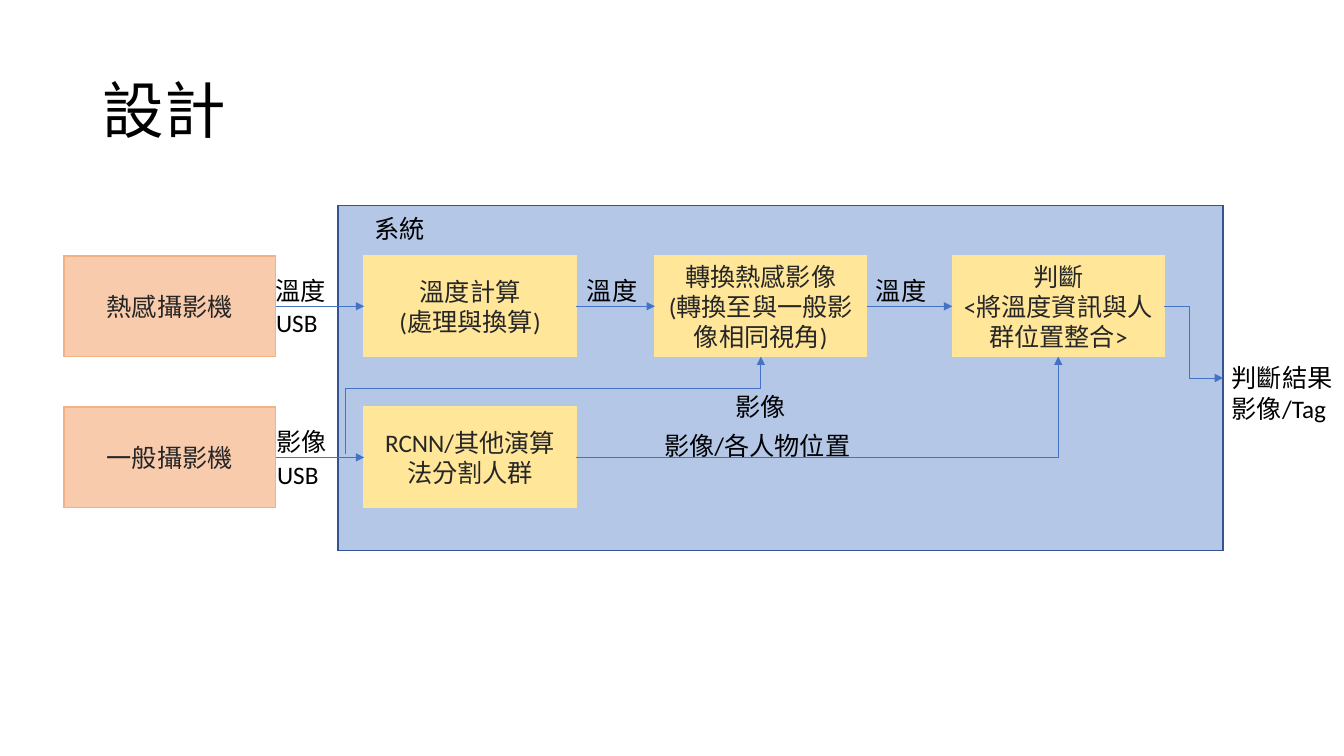
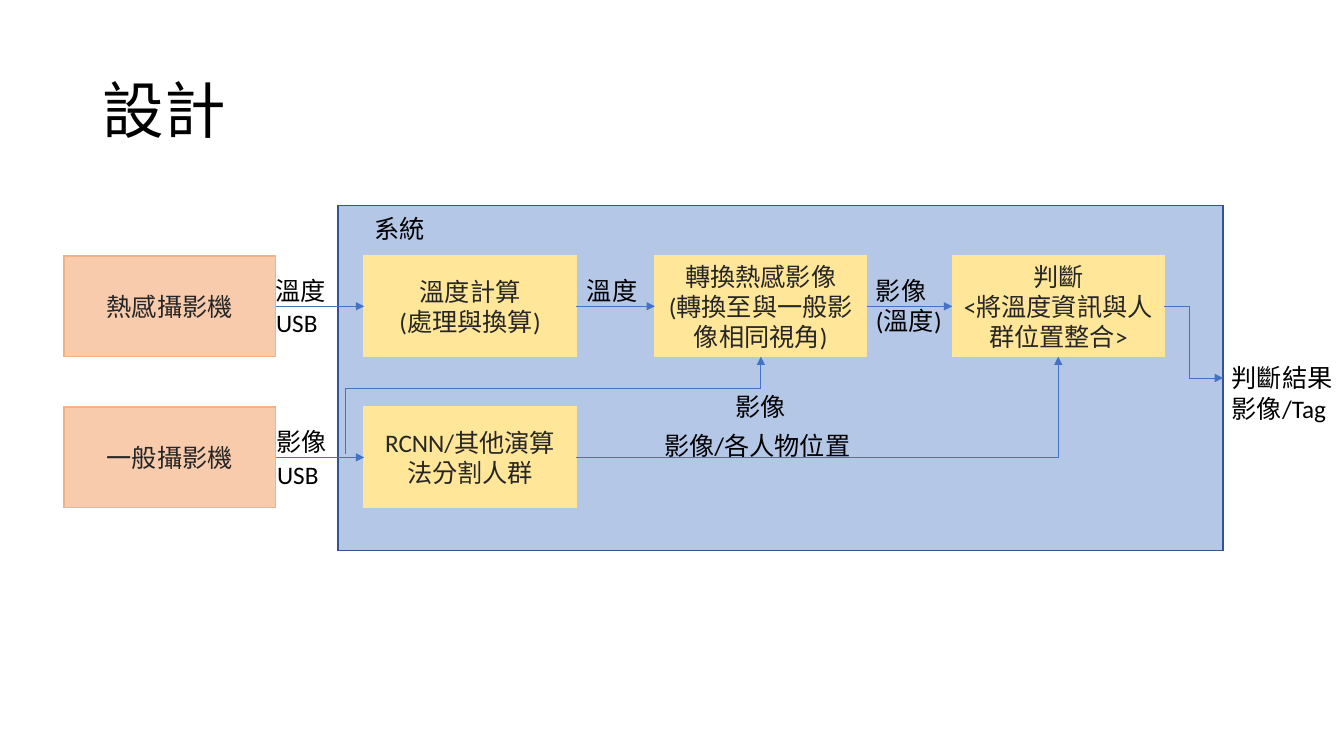
Before and after one commit to HsuTengHsiung/Image-processing, a slide deck: slide 6 of 000.作業紀錄/人體溫度判斷.pptx (slide 5 before the commit). Drawn at 1344x756 pixels with LibreOffice and Linux fonts; fonts in the diff are those of the drawing. Boxes give left, top, right and bottom in pixels: in the first picture for what was removed or moved away, otherwise in the second. Text is boxed around its words. In the diff, an @@ line names an element or a change of style, - is before the commit and + after.

```diff
--- a/000.作業紀錄/人體溫度判斷.pptx
+++ b/000.作業紀錄/人體溫度判斷.pptx
@@ text at box(876, 279, 942, 334): text changed @@
-溫度
+影像
+(溫度)
```
Also in this commit, not shown: 1 slide added.
